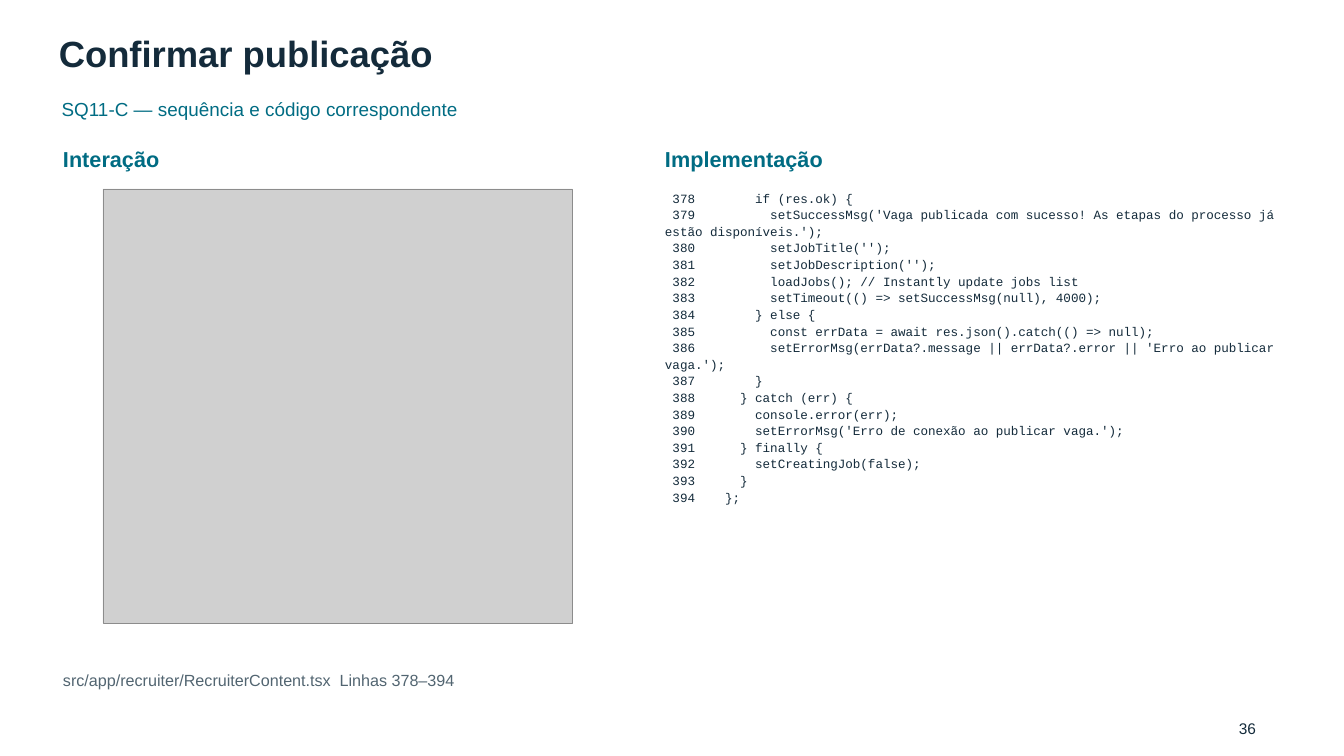
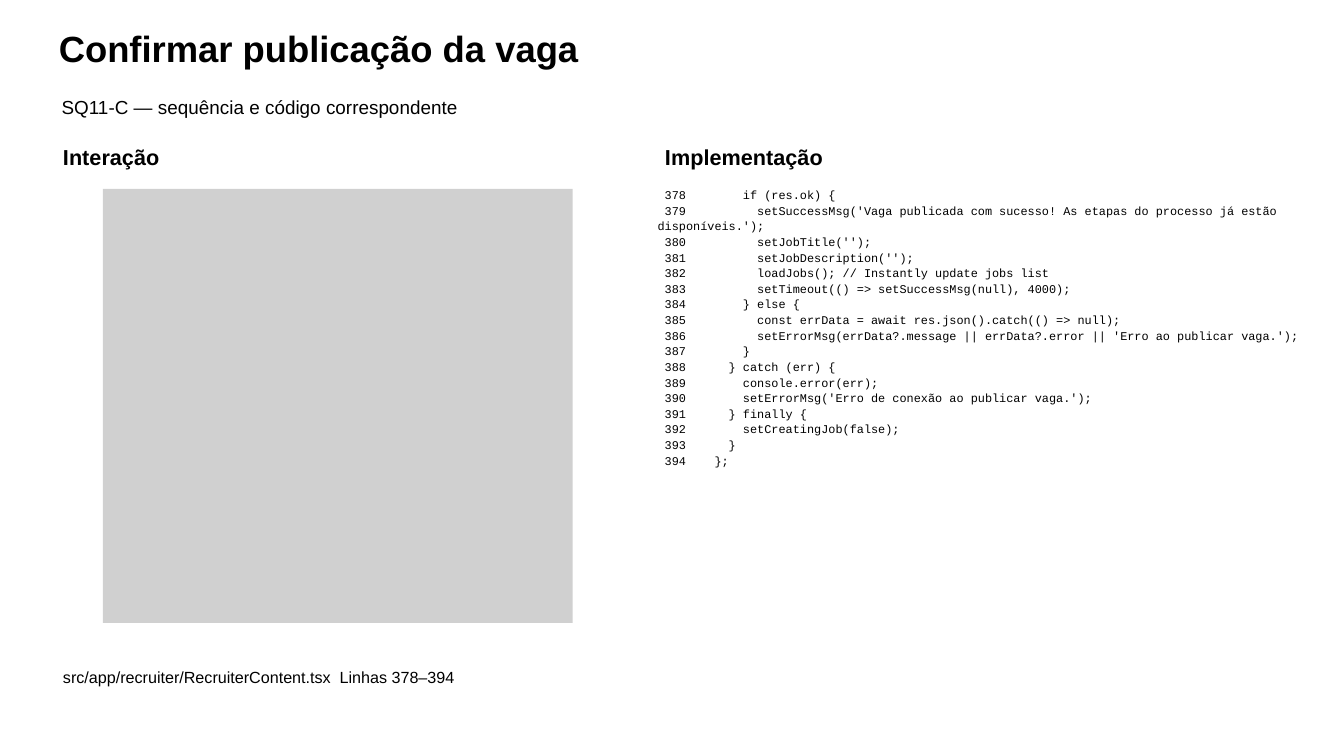
Before and after one commit to pedrotescaro/Stacklyst, a slide deck: slide 22 of docs/laboratorio-engenharia-software/revisao-final-2026-11-03/fontes/drive/Stacklyst-seminario-atualizado-2026-11-03.pptx (slide 36 before the commit). Drawn at 1344x756 pixels with LibreOffice and Linux fonts; fonts in the diff are those of the drawing; grey boxes stand for pictures. Boxes give left, top, right and bottom in pixels: in the first picture for what was removed or moved away, otherwise in the second. Text is boxed around its words. In the diff, an @@ line names an element or a change of style, - is before the commit and + after.

```diff
--- a/docs/laboratorio-engenharia-software/revisao-final-2026-11-03/fontes/drive/Stacklyst-seminario-atualizado-2026-11-03.pptx
+++ b/docs/laboratorio-engenharia-software/revisao-final-2026-11-03/fontes/drive/Stacklyst-seminario-atualizado-2026-11-03.pptx
@@ text at (59,35,578,69): text changed; text colour #142B3B to #000000 @@
-Confirmar publicação
+Confirmar publicação da vaga
@@ text "SQ11-C — sequência e código ..." at (62,100,457,118): text colour #006C83 to #000000; line spacing 1.1 to 26.7pt @@
@@ text "Interação" at (63,149,159,169): text colour #006C83 to #000000; line spacing 1.1 to 30.7pt @@
@@ text "Implementação" at (665,149,823,169): text colour #006C83 to #000000; line spacing 1.1 to 30.7pt @@
@@ picture at (103,189,573,623): outline redrawn @@
@@ text "378 if (res.ok) {": place and size @@
-text "378 if (res.ok) {" at (665,194,1274,502)
+text "378 if (res.ok) {" at (658,191,1298,449)
@@ text "378 if (res.ok) {" at (658,191,1298,449): size 13.5 to 12.7 pt, text colour #142B3B to #000000; line spacing 1.1 to 16.7pt @@
@@ text "src/app/recruiter/RecruiterContent.tsx Linhas 378–394" at (63,671,455,687): text colour #526571 to #000000; line spacing 1.1 to 22.8pt @@
@@ text removed at (1239,723,1256,734) @@
-36
```
Also in this commit, not shown: 31 other slides changed, 40 slides added, 19 slides removed, 24 other files.
